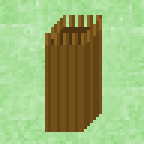
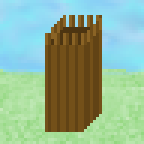
Revision of a layered 144 × 144 image; what changed, layer by layer:
added layer "Layer #2" above "Layer" over <box>0,0,144,75</box>
